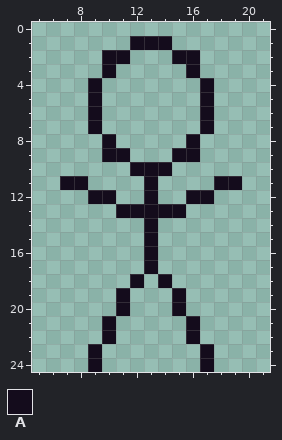
File history of a pixel-art file, Graphics/player.ase. This is how it looked before the edit.
25x25 pixels, 1 frame. Shown: x 5..21, y 0..24.
Palette (. is transparent): A #140c1c
Pixels before, first column x 7:
 1 .....AAA.....
 2 ...AA...AA...
 3 ...A.....A...
 4 ..A.......A..
 5 ..A.......A..
 6 ..A.......A..
 7 ..A.......A..
 8 ...A.....A...
 9 ...AA...AA...
10 .....AAA.....
11 AA....A....AA
12 ..AA..A..AA..
13 ....AAAAA....
14 ......A......
15 ......A......
16 ......A......
17 ......A......
18 .....A.A.....
19 ....A...A....
20 ....A...A....
21 ...A.....A...
22 ...A.....A...
23 ..A.......A..
24 ..A.......A..
Once edited:
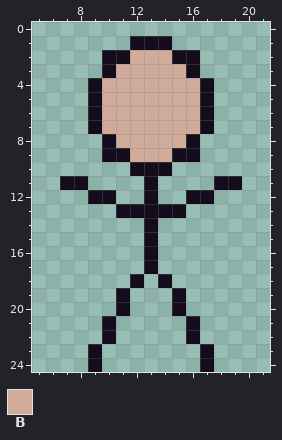
Colours new in this view: B #d2aa99
Log entry: adding empty player actions
Change:
y 2: x 12..14 ... -> BBB
y 3: x 11..15 ..... -> BBBBB
y 4..7: x 10..16 ....... -> BBBBBBB
y 8: x 11..15 ..... -> BBBBB
y 9: x 12..14 ... -> BBB
